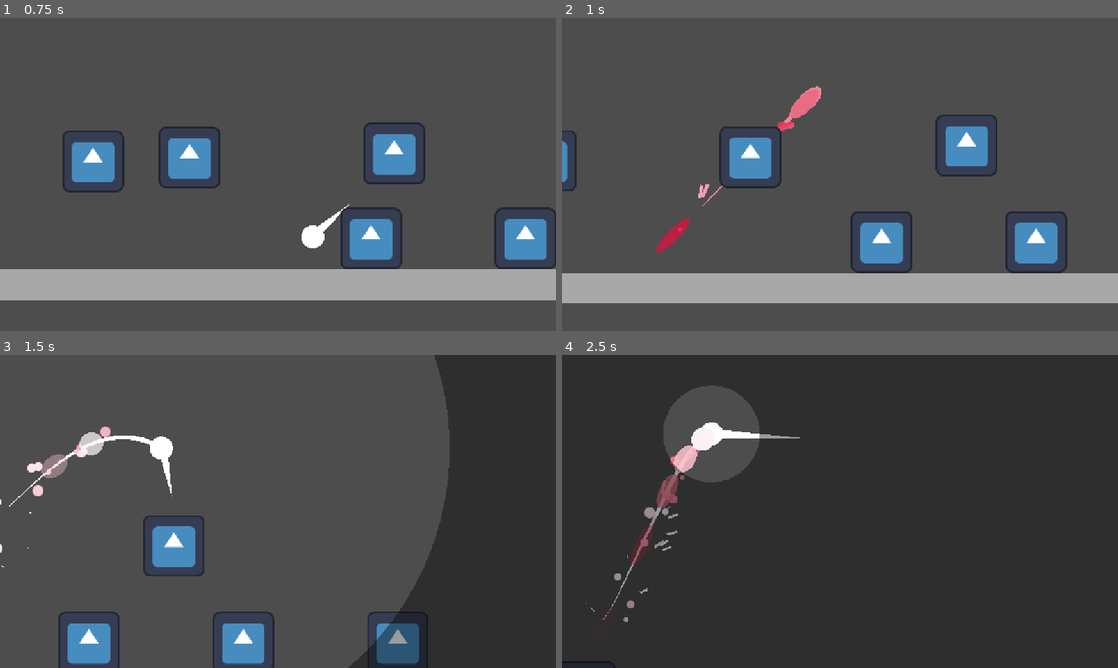
Above: before the commit, frames 1-4 (two rows, left to right).
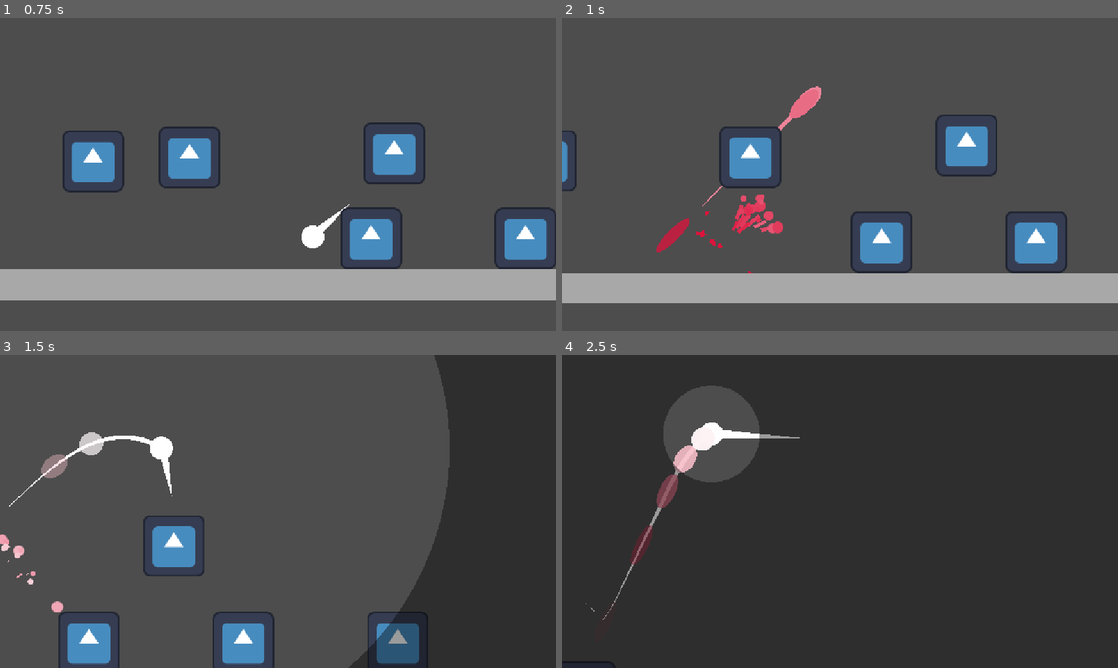
Above: after the commit, the same moments.

Repository: cookie1170/juice-test
Game: Godot game, scene res://levels/main.tscn
Two runs of this game, one before a commit and one after it. Both use one fixed random seed, a clock stepped at 60 frames per second and the inputs below. The engine's default icon, where the game draws it, is replaced by a stand-in: a white triangle on a blue panel in a dark square.
Inputs (mouse positions are in pixels of both pictures, inside the frame that each line leads up to):
- Up to frame 1 (0.75 s): tap Enter (ui_accept) at 0.5 s; move the mouse to (400, 158) at 0.52 s; hold D (right) from 0.53 s (still down); right-click (400, 158) at 0.6 s; click (400, 158) at 0.67 s
- Up to frame 2 (1 s): keep holding D (right); tap Enter (ui_accept) at 0.77 s
- Up to frame 3 (1.5 s): release D (right) at 1.25 s; drag from (166, 527) to (183, 436) at 1.27 s
- Up to frame 4 (2.5 s): move the mouse to (895, 442) at 2.02 s; press the mouse at (895, 442) at 2.03 s; hold D (right) from 2.03 s (still down)

Frame 1 is identical in both runs. In frame 2, 0.7% of the frame differs, in the area x 20-42%, y 33-82%; in frame 3, 0.5%; in frame 4, 0.4%.

Commit message:
cool enemy hit effects :D

Diff:
--- /dev/null
+++ b/common/dissolve.gdshader
@@ -0,0 +1,17 @@
+shader_type canvas_item;
+
+uniform float amount : hint_range(0.0, 1.0, 0.01);
+uniform float burn_edge_size : hint_range(0.0, 1.0, 0.01);
+uniform vec4 burn_edge_color : source_color;
+uniform sampler2D noise_texture;
+
+
+void fragment() {
+	float amount_at_uv = texture(noise_texture, UV).r;
+	float inversed_amount = 1.0 - amount;
+	float burn_edge_step = amount_at_uv * (1.0 - step(amount, 0.001)) * (step(amount, 0.999));
+	float dissolve_threshold = step(amount_at_uv, inversed_amount); // 0 or 1
+	float burn_edge = step(burn_edge_step, inversed_amount - burn_edge_size);
+	COLOR.a *= dissolve_threshold;
+	COLOR.rgb = mix(COLOR, burn_edge_color, 1.0 - burn_edge).rgb;
+}
--- a/common/hurtbox.gd
+++ b/common/hurtbox.gd
@@ -20,7 +20,7 @@
 
 
 func _physics_process(_delta: float) -> void:
-	if not i_frame_timer.is_stopped():
+	if not i_frame_timer.is_stopped() or not monitoring:
 		return
 	if has_overlapping_areas():
 		for area: Hitbox in get_overlapping_areas():
--- a/enemies/basic_enemy/basic_enemy.gd
+++ b/enemies/basic_enemy/basic_enemy.gd
@@ -7,15 +7,37 @@
 @export_range(0.0, 4096.0, 1.0, "or_greater", "suffix:px") var notice_range: float = 2048.0
 @export_group("Nodes")
 @export var update_timer: Timer
+@export var sprite: Sprite2D
+@export var hurt_particles1: GPUParticles2D
+@export var hurt_particles2: GPUParticles2D
+@export var hurtbox: Hurtbox
+@export var hitbox: Hitbox
 
 #endregion
+
+var dissolve_tween: Tween
+
 
 func _physics_process(_delta: float) -> void:
 	pass
 
 
-func get_hit(_hitbox: Hitbox):
-	queue_free()
+func get_hit(attack_hitbox: Hitbox):
+	hurtbox.monitoring = false
+	hitbox.monitorable = false
+	var hit_angle: float = (
+			attack_hitbox.owner.velocity.angle() if attack_hitbox.owner is CharacterBody2D
+			else -global_position.direction_to(attack_hitbox.global_positon).angle()
+	)
+	hurt_particles1.rotation = hit_angle
+	hurt_particles2.rotation = hit_angle
+	hurt_particles1.restart()
+	hurt_particles2.restart()
+	dissolve_tween = get_tree().create_tween()
+	dissolve_tween.tween_method(func(value: float):
+		sprite.material.set_shader_parameter("amount", value),
+	0.0, 1.0, 0.25)
+	dissolve_tween.tween_callback(queue_free).set_delay(0.75)
 
 
 func _on_update() -> void:
--- a/enemies/basic_enemy/basic_enemy.tscn
+++ b/enemies/basic_enemy/basic_enemy.tscn
@@ -1,9 +1,27 @@
-[gd_scene load_steps=8 format=3 uid="uid://517hm5oeryf5"]
+[gd_scene load_steps=27 format=3 uid="uid://517hm5oeryf5"]
 
 [ext_resource type="Script" uid="uid://cbfqmuc1jq41h" path="res://enemies/basic_enemy/basic_enemy.gd" id="1_lbl0g"]
+[ext_resource type="Shader" uid="uid://dw02enehvmrt2" path="res://common/dissolve.gdshader" id="2_m6spd"]
 [ext_resource type="Texture2D" uid="uid://36d1vc5qw3wa" path="res://icon.svg" id="2_yx0l5"]
 [ext_resource type="Script" uid="uid://pt8x4gqtpuhh" path="res://common/hurtbox.gd" id="3_eopwh"]
 [ext_resource type="Script" uid="uid://d0dcgwjybsqd6" path="res://common/hitbox.gd" id="4_xuk7h"]
+[ext_resource type="Texture2D" uid="uid://383qp57aaa1j" path="res://player/circle.svg" id="6_u66kj"]
+
+[sub_resource type="FastNoiseLite" id="FastNoiseLite_m6spd"]
+seed = 455
+
+[sub_resource type="NoiseTexture2D" id="NoiseTexture2D_u66kj"]
+width = 128
+height = 128
+noise = SubResource("FastNoiseLite_m6spd")
+
+[sub_resource type="ShaderMaterial" id="ShaderMaterial_fwb20"]
+resource_local_to_scene = true
+shader = ExtResource("2_m6spd")
+shader_parameter/amount = 0.0
+shader_parameter/burn_edge_size = 0.1
+shader_parameter/burn_edge_color = Color(0.862745, 0.0784314, 0.235294, 1)
+shader_parameter/noise_texture = SubResource("NoiseTexture2D_u66kj")
 
 [sub_resource type="CircleShape2D" id="CircleShape2D_yx0l5"]
 radius = 64.0
@@ -14,16 +32,94 @@
 [sub_resource type="CircleShape2D" id="CircleShape2D_m6spd"]
 radius = 48.0
 
-[node name="BasicEnemy" type="CharacterBody2D" node_paths=PackedStringArray("update_timer")]
+[sub_resource type="Gradient" id="Gradient_fwb20"]
+colors = PackedColorArray(0.862745, 0.0784314, 0.235294, 1, 0.986274, 0.907843, 0.923529, 1)
+metadata/_snap_enabled = true
+
+[sub_resource type="GradientTexture1D" id="GradientTexture1D_wodsf"]
+gradient = SubResource("Gradient_fwb20")
+
+[sub_resource type="Curve" id="Curve_hpkks"]
+_limits = [0.0, 100.0, 0.0, 1.0]
+_data = [Vector2(0, 1), 0.0, 0.0, 0, 0, Vector2(0.5, 100), 0.0, 0.0, 0, 0]
+point_count = 2
+
+[sub_resource type="CurveTexture" id="CurveTexture_tqiix"]
+curve = SubResource("Curve_hpkks")
+
+[sub_resource type="Curve" id="Curve_rutms"]
+_data = [Vector2(1e-05, 0), 0.0, 0.0, 0, 0, Vector2(0.1, 1), 0.0, 0.0, 0, 0, Vector2(0.8, 1), 0.0, 0.0, 0, 0, Vector2(0.99999, 0), 0.0, 0.0, 0, 0]
+point_count = 4
+
+[sub_resource type="CurveTexture" id="CurveTexture_c35mf"]
+curve = SubResource("Curve_rutms")
+
+[sub_resource type="ParticleProcessMaterial" id="ParticleProcessMaterial_wf1kn"]
+lifetime_randomness = 0.5
+particle_flag_disable_z = true
+spread = 30.0
+initial_velocity_min = 514.7
+initial_velocity_max = 544.11
+gravity = Vector3(0, 0, 0)
+damping_min = 8.0
+damping_max = 8.0
+damping_curve = SubResource("CurveTexture_tqiix")
+scale_min = 0.5
+scale_max = 1.5
+scale_curve = SubResource("CurveTexture_c35mf")
+color_ramp = SubResource("GradientTexture1D_wodsf")
+
+[sub_resource type="Gradient" id="Gradient_2ieo8"]
+offsets = PackedFloat32Array(1)
+colors = PackedColorArray(1, 1, 1, 1)
+metadata/_snap_enabled = true
+
+[sub_resource type="GradientTexture2D" id="GradientTexture2D_svadl"]
+gradient = SubResource("Gradient_2ieo8")
+width = 8
+height = 32
+
+[sub_resource type="Gradient" id="Gradient_avyl3"]
+colors = PackedColorArray(0.862745, 0.0784314, 0.235294, 1, 1, 1, 1, 1)
+metadata/_snap_enabled = true
+
+[sub_resource type="GradientTexture1D" id="GradientTexture1D_32hag"]
+gradient = SubResource("Gradient_avyl3")
+
+[sub_resource type="Curve" id="Curve_harik"]
+_data = [Vector2(1e-05, 0), 0.0, 0.0, 0, 0, Vector2(0.1, 1), 0.0, 0.0, 0, 0, Vector2(0.99999, 0), 0.0, 0.0, 0, 0]
+point_count = 3
+
+[sub_resource type="CurveTexture" id="CurveTexture_e7oew"]
+curve = SubResource("Curve_harik")
+
+[sub_resource type="ParticleProcessMaterial" id="ParticleProcessMaterial_7v5ht"]
+lifetime_randomness = 0.5
+particle_flag_align_y = true
+particle_flag_disable_z = true
+spread = 25.0
+initial_velocity_min = 372.55
+initial_velocity_max = 416.67
+gravity = Vector3(0, 98, 0)
+scale_curve = SubResource("CurveTexture_e7oew")
+color_ramp = SubResource("GradientTexture1D_32hag")
+
+[node name="BasicEnemy" type="CharacterBody2D" node_paths=PackedStringArray("update_timer", "sprite", "hurt_particles1", "hurt_particles2", "hurtbox", "hitbox")]
 collision_layer = 0
 script = ExtResource("1_lbl0g")
 update_timer = NodePath("UpdateTimer")
+sprite = NodePath("Sprite")
+hurt_particles1 = NodePath("HurtParticles")
+hurt_particles2 = NodePath("HurtParticles2")
+hurtbox = NodePath("Hurtbox")
+hitbox = NodePath("Hitbox")
 
 [node name="UpdateTimer" type="Timer" parent="."]
 wait_time = 0.5
 autostart = true
 
 [node name="Sprite" type="Sprite2D" parent="."]
+material = SubResource("ShaderMaterial_fwb20")
 position = Vector2(0, -64)
 texture = ExtResource("2_yx0l5")
 
@@ -49,4 +145,24 @@
 shape = SubResource("CircleShape2D_m6spd")
 debug_color = Color(0.7, 0, 0, 0.419608)
 
+[node name="HurtParticles" type="GPUParticles2D" parent="."]
+position = Vector2(0, -64)
+emitting = false
+amount = 16
+texture = ExtResource("6_u66kj")
+one_shot = true
+explosiveness = 0.9
+randomness = 0.4
+process_material = SubResource("ParticleProcessMaterial_wf1kn")
+
+[node name="HurtParticles2" type="GPUParticles2D" parent="."]
+show_behind_parent = true
+position = Vector2(0, -64)
+emitting = false
+texture = SubResource("GradientTexture2D_svadl")
+one_shot = true
+explosiveness = 0.85
+randomness = 0.5
+process_material = SubResource("ParticleProcessMaterial_7v5ht")
+
 [connection signal="timeout" from="UpdateTimer" to="." method="_on_update"]
--- a/player/player.tscn
+++ b/player/player.tscn
@@ -334,6 +334,7 @@
 
 [node name="DashParticles" type="GPUParticles2D" parent="."]
 physics_interpolation_mode = 1
+visible = false
 show_behind_parent = true
 position = Vector2(0, -24)
 emitting = false
@@ -346,6 +347,7 @@
 process_material = SubResource("ParticleProcessMaterial_ebec5")
 
 [node name="DashParticles2" type="GPUParticles2D" parent="."]
+visible = false
 show_behind_parent = true
 position = Vector2(0, -24)
 emitting = false
Not shown, added: common/dissolve.gdshader.uid
Not shown: 5 places in player/player.tscn that only renumber resources
